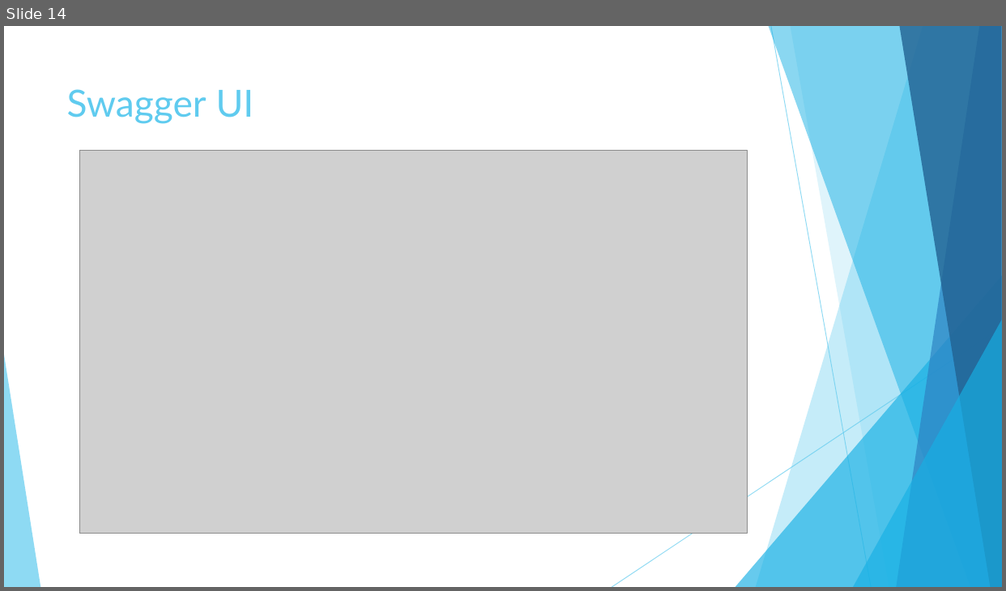
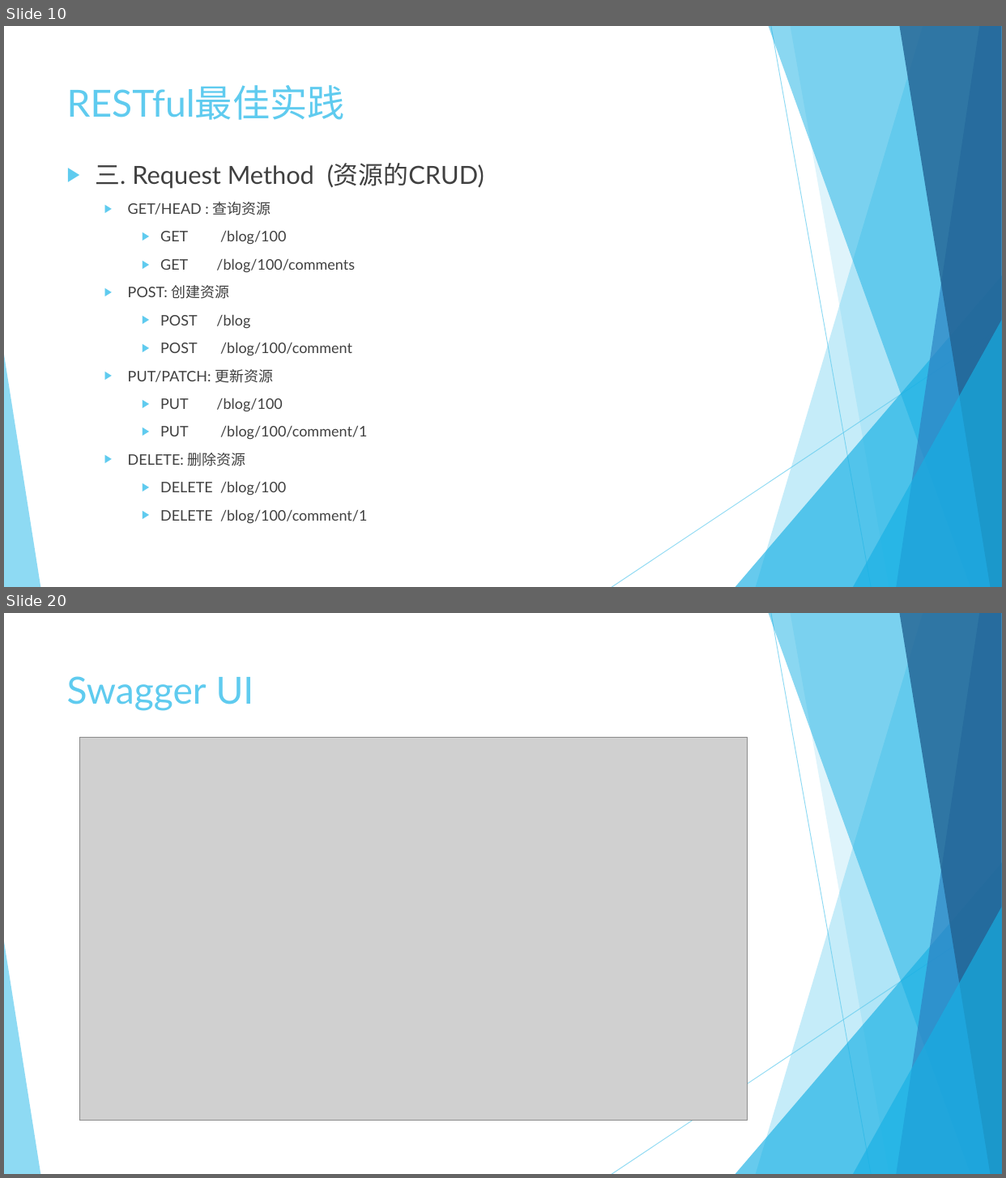
Before and after one commit to Crab2died/micro-boot, a slide deck: rest-api/RESTful.pptx. Shown one above the other, each under a label of ours: slide 14 before the commit, slides 10 and 20 after it; the slides between them are not shown. The pictures are 1006x591 and 1006x1178 pixels, drawn with LibreOffice and Linux fonts; fonts in the diff are those of the drawing; grey boxes stand for pictures. Boxes give left, top, right and bottom in pixels: in the first picture for what was removed or moved away, otherwise in the second. Text is boxed around its words. In the diff, an @@ line names an element or a change of style, - is before the commit and + after.

```diff
--- a/rest-api/RESTful.pptx
+++ b/rest-api/RESTful.pptx
@@ slide 10 added at [4,26,1002,587], background #FFFFFF; not listed: 10 template elements that a slide beside it also shows @@
@@ title added at [67,85,345,120], 36 pt, text #5FCBEF @@
+RESTful最佳实践
@@ text added at [95,163,484,524], 14 pt, text #404040 @@
+▶ 三. Request Method (资源的CRUD)
+  ▶ GET/HEAD : 查询资源
+    ▶ GET /blog/100
+    ▶ GET /blog/100/comments
+  ▶ POST: 创建资源
+    ▶ POST /blog
+    ▶ POST /blog/100/comment
+  ▶ PUT/PATCH: 更新资源
+    ▶ PUT /blog/100
+    ▶ PUT /blog/100/comment/1
+  ▶ DELETE: 删除资源
+    ▶ DELETE /blog/100
+    ▶ DELETE /blog/100/comment/1
@@ what was slide 14 is now slide 20 @@
```
Also in this commit, not shown: 13 slides changed, 5 other slides added.
